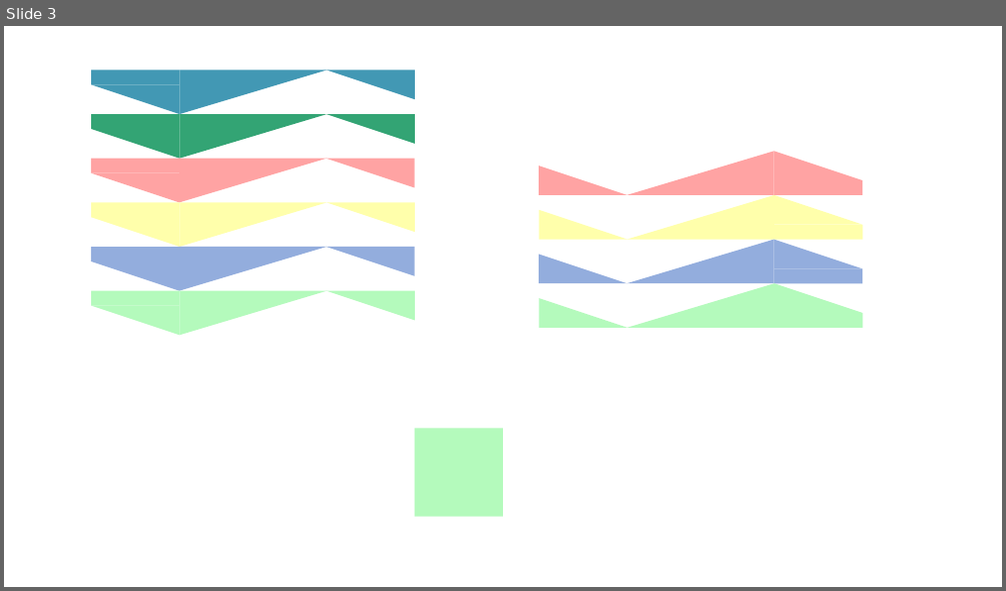
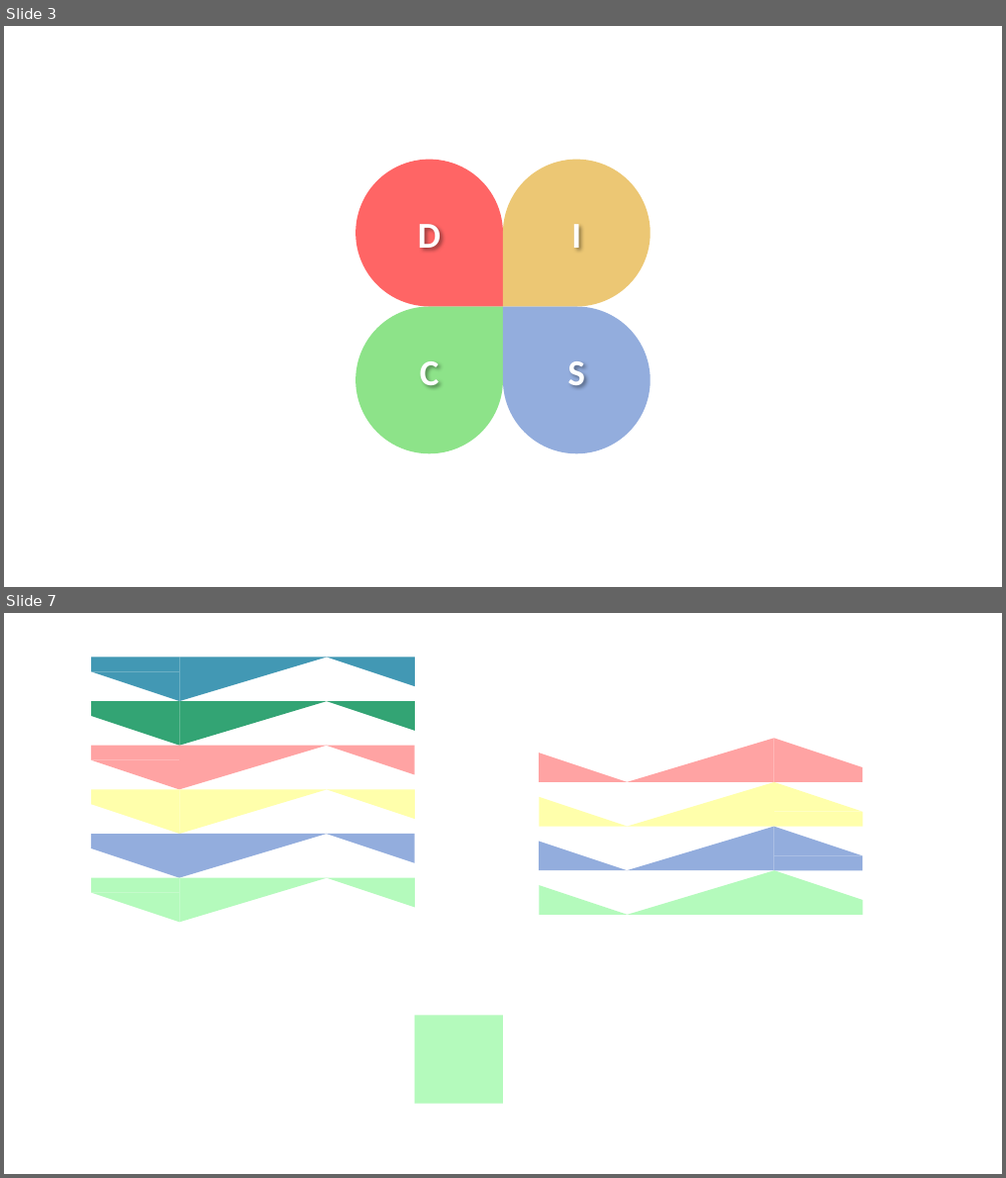
Before and after one commit to 8ugust/8ugust-disc, a slide deck: src/img/IMG.pptx. Shown one above the other, each under a label of ours: slide 3 before the commit, slides 3 and 7 after it; the slides between them are not shown. The pictures are 1006x591 and 1006x1178 pixels, drawn with LibreOffice and Linux fonts; fonts in the diff are those of the drawing. Boxes give left, top, right and bottom in pixels: in the first picture for what was removed or moved away, otherwise in the second. Text is boxed around its words. In the diff, an @@ line names an element or a change of style, - is before the commit and + after.

```diff
--- a/src/img/IMG.pptx
+++ b/src/img/IMG.pptx
@@ slide 3 added at (x1=4, y1=26, x2=1002, y2=587), background #FFFFFF @@
@@ group added at (x1=355, y1=160, x2=650, y2=455): 4 teardrops, 4 texts @@
+D
+I
+C
+S
@@ what was slide 3 is now slide 7 @@
```
Also in this commit, not shown: 1 slide changed, 4 other slides added, 3 slides removed, 10 other files.
